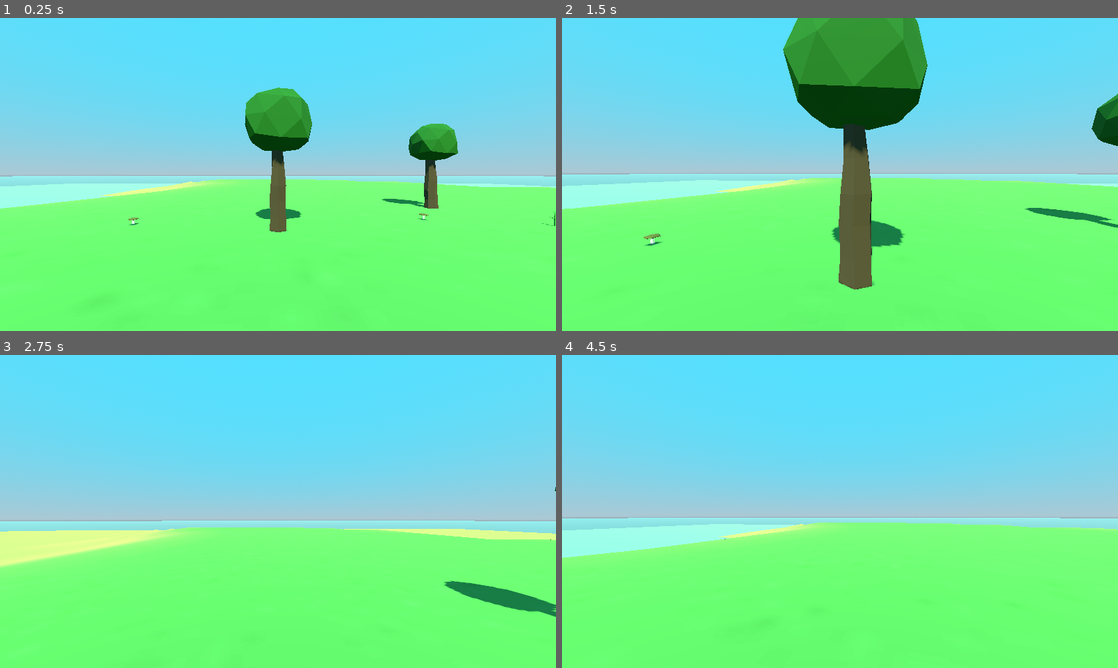
Above: before the commit, frames 1-4 (two rows, left to right).
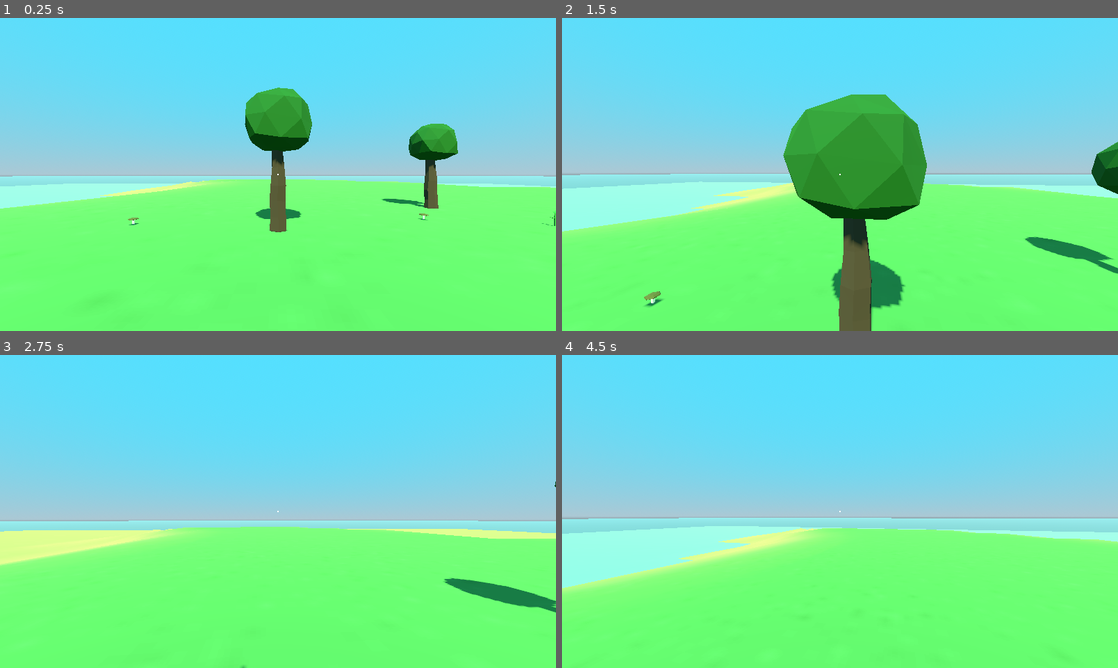
Above: after the commit, the same moments.

Repository: JulioEvencio/study-3d-godot
Game: Godot game, scene res://scenes/main.tscn
Same seed, same stepped clock (60 frames per second), same inputs: the game is played once before the commit and once after it.
Inputs (mouse positions are in pixels of both pictures, inside the frame that each line leads up to):
- Up to frame 1 (0.25 s): no input
- Up to frame 2 (1.5 s): tap Enter at 0.5 s; move the mouse to (867, 174) at 0.52 s; hold W (move_forward) from 0.53 s (still down); tap E (interact) at 0.6 s; tap Space (jump) at 0.77, 0.8, 1.07, 1.35 s; move the mouse to (812, 174) at 1.27 s
- Up to frame 3 (2.75 s): keep holding W (move_forward); tap Space (jump) at 1.52, 1.82, 2.3 s; tap E (interact) at 1.55, 2.1 s; move the mouse to (289, 505) at 2.02 s
- Up to frame 4 (4.5 s): keep holding W (move_forward); move the mouse to (834, 517) at 2.77 s; tap Shift (sprint) at 2.85 s; tap Space (jump) at 3.02, 3.32, 3.77, 3.8, 4.07, 4.35 s; tap E (interact) at 3.05, 3.6 s; move the mouse to (878, 514) at 3.52 s; move the mouse to (795, 508) at 4.27 s

The runs differ from the first frame. In frame 1, less than 0.1% of the frame differs, in the area x 49-51%, y 49-51%; in frame 2, 23%, in the area x 0-100%, y 0-100%; in frame 3, 0.9%; in frame 4, 6.2%.

Commit message:
added: HUD

Diff:
--- a/Study 3D Godot/project.godot
+++ b/Study 3D Godot/project.godot
@@ -14,6 +14,10 @@
 run/main_scene="res://scenes/main.tscn"
 config/features=PackedStringArray("4.2", "Forward Plus")
 config/icon="res://icon.svg"
+
+[autoload]
+
+EventSystem="*res://scripts/event_system.gd"
 
 [display]
 
--- /dev/null
+++ b/Study 3D Godot/scenes/interact_prompt.tscn
@@ -0,0 +1,30 @@
+[gd_scene load_steps=2 format=3 uid="uid://dx2i57t0fsx4j"]
+
+[ext_resource type="Script" path="res://scripts/items/bulletins/interact_prompt.gd" id="1_k2la3"]
+
+[node name="InteractPrompt" type="Control"]
+layout_mode = 3
+anchors_preset = 15
+anchor_right = 1.0
+anchor_bottom = 1.0
+grow_horizontal = 2
+grow_vertical = 2
+script = ExtResource("1_k2la3")
+
+[node name="Label" type="Label" parent="."]
+custom_minimum_size = Vector2(128, 64)
+layout_mode = 1
+anchors_preset = 8
+anchor_left = 0.5
+anchor_top = 0.5
+anchor_right = 0.5
+anchor_bottom = 0.5
+offset_left = 16.0
+offset_top = -32.0
+offset_right = 144.0
+offset_bottom = 32.0
+grow_horizontal = 2
+grow_vertical = 2
+horizontal_alignment = 1
+vertical_alignment = 1
+autowrap_mode = 2
--- a/Study 3D Godot/scenes/main.tscn
+++ b/Study 3D Godot/scenes/main.tscn
@@ -7,6 +7,8 @@
 [ext_resource type="PackedScene" uid="uid://cfmwsl617jkxh" path="res://scenes/interactable/pickuppable_stone.tscn" id="5_0aedb"]
 [ext_resource type="PackedScene" uid="uid://bhl0rfxjqy6bx" path="res://scenes/interactable/pickuppable_stick.tscn" id="6_rviw5"]
 [ext_resource type="PackedScene" uid="uid://b5vj1dqqcjgan" path="res://scenes/interactable/pickuppable_plant.tscn" id="7_xgm37"]
+[ext_resource type="PackedScene" uid="uid://bwq6sl0asgror" path="res://scenes/ui/hud.tscn" id="8_mcp8j"]
+[ext_resource type="Script" path="res://scripts/bulletin_controller.gd" id="9_1pwef"]
 
 [sub_resource type="ProceduralSkyMaterial" id="ProceduralSkyMaterial_cpprl"]
 sky_top_color = Color(0.32549, 0.878431, 1, 1)
@@ -79,35 +81,44 @@
 
 [node name="Player" parent="StageController/Island" instance=ExtResource("4_fft35")]
 
-[node name="PickuppableStone" parent="." instance=ExtResource("5_0aedb")]
+[node name="PickuppableStone" parent="StageController/Island" instance=ExtResource("5_0aedb")]
 transform = Transform3D(1, 0, 0, 0, 1, 0, 0, 0, 1, 4.5731, 0, 7.26574)
 
-[node name="PickuppableStick" parent="." instance=ExtResource("6_rviw5")]
+[node name="PickuppableStick" parent="StageController/Island" instance=ExtResource("6_rviw5")]
 transform = Transform3D(1, 0, 0, 0, 1, 0, 0, 0, 1, 9.57808, 2.38419e-07, -3.62919)
 
-[node name="PickuppableStone2" parent="." instance=ExtResource("5_0aedb")]
+[node name="PickuppableStone2" parent="StageController/Island" instance=ExtResource("5_0aedb")]
 transform = Transform3D(1, 0, 0, 0, 1, 0, 0, 0, 1, -9.26, -4.76837e-07, 3.60789)
 
-[node name="PickuppableStone3" parent="." instance=ExtResource("5_0aedb")]
+[node name="PickuppableStone3" parent="StageController/Island" instance=ExtResource("5_0aedb")]
 transform = Transform3D(1, 0, 0, 0, 1, 0, 0, 0, 1, -11.0811, -8.10623e-05, -6.65351)
 
-[node name="PickuppableStick2" parent="." instance=ExtResource("6_rviw5")]
+[node name="PickuppableStick2" parent="StageController/Island" instance=ExtResource("6_rviw5")]
 transform = Transform3D(1, 0, 0, 0, 1, 0, 0, 0, 1, -4.35886, 0, 7.10813)
 
-[node name="PickuppableStick3" parent="." instance=ExtResource("6_rviw5")]
+[node name="PickuppableStick3" parent="StageController/Island" instance=ExtResource("6_rviw5")]
 transform = Transform3D(1, 0, 0, 0, 1, 0, 0, 0, 1, -12.6232, -0.00130463, -3.63394)
 
-[node name="PickuppableStick4" parent="." instance=ExtResource("6_rviw5")]
+[node name="PickuppableStick4" parent="StageController/Island" instance=ExtResource("6_rviw5")]
 transform = Transform3D(1, 0, 0, 0, 1, 0, 0, 0, 1, -15.4703, -4.76837e-07, 3.22473)
 
-[node name="PickuppablePlant" parent="." instance=ExtResource("7_xgm37")]
+[node name="PickuppablePlant" parent="StageController/Island" instance=ExtResource("7_xgm37")]
 transform = Transform3D(1, 0, 0, 0, 1, 0, 0, 0, 1, -4.4655, 4.76837e-07, -2.72002)
 
-[node name="PickuppablePlant2" parent="." instance=ExtResource("7_xgm37")]
+[node name="PickuppablePlant2" parent="StageController/Island" instance=ExtResource("7_xgm37")]
 transform = Transform3D(1, 0, 0, 0, 1, 0, 0, 0, 1, 5.82861, -9.53674e-07, 3.07411)
 
-[node name="PickuppablePlant3" parent="." instance=ExtResource("7_xgm37")]
+[node name="PickuppablePlant3" parent="StageController/Island" instance=ExtResource("7_xgm37")]
 transform = Transform3D(1, 0, 0, 0, 1, 0, 0, 0, 1, -3.97036, 9.53674e-07, 6.11111)
 
-[node name="PickuppablePlant4" parent="." instance=ExtResource("7_xgm37")]
+[node name="PickuppablePlant4" parent="StageController/Island" instance=ExtResource("7_xgm37")]
 transform = Transform3D(1, 0, 0, 0, 1, 0, 0, 0, 1, 8.31717, -9.53674e-07, -6.11784)
+
+[node name="UILayer" type="CanvasLayer" parent="."]
+
+[node name="HUDController" type="Node" parent="UILayer"]
+
+[node name="HUD" parent="UILayer/HUDController" instance=ExtResource("8_mcp8j")]
+
+[node name="BulletinController" type="Node" parent="UILayer"]
+script = ExtResource("9_1pwef")
--- /dev/null
+++ b/Study 3D Godot/scenes/ui/hud.tscn
@@ -0,0 +1,28 @@
+[gd_scene load_steps=2 format=3 uid="uid://bwq6sl0asgror"]
+
+[ext_resource type="Texture2D" uid="uid://drng0ft227rvu" path="res://assets/textures/circle32.png" id="1_j71sc"]
+
+[node name="HUD" type="Control"]
+layout_mode = 3
+anchors_preset = 15
+anchor_right = 1.0
+anchor_bottom = 1.0
+grow_horizontal = 2
+grow_vertical = 2
+
+[node name="Crosshair" type="TextureRect" parent="."]
+custom_minimum_size = Vector2(4, 4)
+layout_mode = 1
+anchors_preset = 8
+anchor_left = 0.5
+anchor_top = 0.5
+anchor_right = 0.5
+anchor_bottom = 0.5
+offset_left = -2.0
+offset_top = -2.0
+offset_right = 2.0
+offset_bottom = 2.0
+grow_horizontal = 2
+grow_vertical = 2
+texture = ExtResource("1_j71sc")
+expand_mode = 1
--- /dev/null
+++ b/Study 3D Godot/scripts/bulletin_controller.gd
@@ -0,0 +1,24 @@
+extends Node
+
+var bulletins := {}
+
+func _enter_tree() -> void:
+	EventSystem.BUL_create_bulletin.connect(create_bulletin)
+	EventSystem.BUL_destroy_bulletin.connect(destroy_bulletin)
+
+# func create_bulletin(key : BulletinConfig.Keys, extra_arg) -> void:
+func create_bulletin(key, extra_arg) -> void:
+	if bulletins.has(key):
+		return
+
+	var new_bulletin := BulletinConfig.get_bulletin(key)
+	new_bulletin.initialize(extra_arg)
+	add_child(new_bulletin)
+	bulletins[key] = new_bulletin
+
+func destroy_bulletin(key : BulletinConfig.Keys) -> void:
+	if bulletins.has(key):
+		return
+
+	bulletins[key].queue_free()
+	bulletins.erase(key)
--- /dev/null
+++ b/Study 3D Godot/scripts/event_system.gd
@@ -0,0 +1,4 @@
+extends Node
+
+signal BUL_create_bulletin
+signal BUL_destroy_bulletin
--- /dev/null
+++ b/Study 3D Godot/scripts/items/bulletin_config.gd
@@ -0,0 +1,12 @@
+class_name BulletinConfig
+
+enum Keys {
+	InteractionPrompt
+}
+
+const BULLETIN_PATHS := {
+	Keys.InteractionPrompt : "res://scenes/interact_prompt.tscn"
+}
+
+static func get_bulletin(key : Key) -> Bulletin:
+	return load(BULLETIN_PATHS.get(key)).instantiate()
--- /dev/null
+++ b/Study 3D Godot/scripts/items/bulletins/bulletin_config.gd
@@ -0,0 +1,5 @@
+extends Control
+class_name Bulletin
+
+func initialize(_extra_arg) -> void:
+	pass
--- /dev/null
+++ b/Study 3D Godot/scripts/items/bulletins/interact_prompt.gd
@@ -0,0 +1,10 @@
+extends Bulletin
+
+var prompt_text = ""
+
+func initialize(prompt) -> void:
+	if prompt is String:
+		prompt_text = prompt
+
+func _ready() -> void:
+	$Label.text = prompt_text
--- a/Study 3D Godot/scripts/player.gd
+++ b/Study 3D Godot/scripts/player.gd
@@ -4,10 +4,12 @@
 @onready var _head := get_node("Head")
 @onready var _interaction_ray_cast := get_node("Head/InteractionRayCast")
 
+var is_hitting := false
+
 var _normal_speed := 3.0
 var _sprint_speed := 5.0
 var _speed := 3.0
-var _jump_velocity := 4.0
+var _jump_velocity := 6.0
 var _gravity := 0.2
 var _mouse_sensitivity := 0.002
 
@@ -50,6 +52,18 @@
 	move_and_slide()
 
 func _check_interaction() -> void:
-	if Input.is_action_just_pressed("interact") and _interaction_ray_cast.is_colliding():
-		if _interaction_ray_cast.get_collider() is Interactable:
+	if _interaction_ray_cast.is_colliding():
+		var collider = _interaction_ray_cast.get_collider()
+
+		if not collider is Interactable:
+			return
+
+		if Input.is_action_just_pressed("interact"):
 			_interaction_ray_cast.get_collider().start_interaction()
+
+		if not is_hitting:
+			is_hitting = true
+			EventSystem.BUL_create_bulletin.emit(BulletinConfig.Keys.InteractionPrompt, collider.prompt)
+	elif is_hitting:
+		is_hitting = false
+		EventSystem.BUL_destroy_bulletin.emit(BulletinConfig.Keys.InteractionPrompt)
Not shown: 1 places in Study 3D Godot/scenes/main.tscn that only renumber resources
